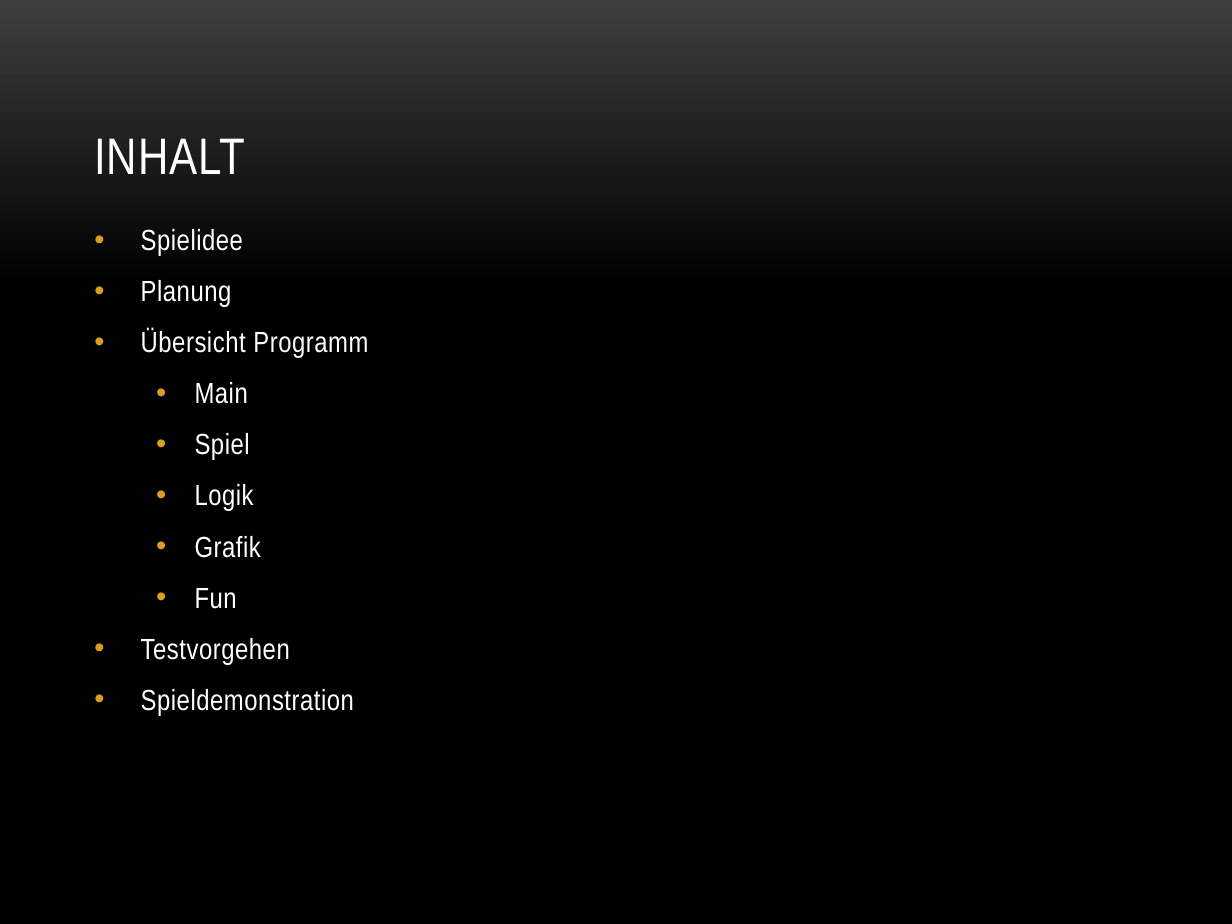
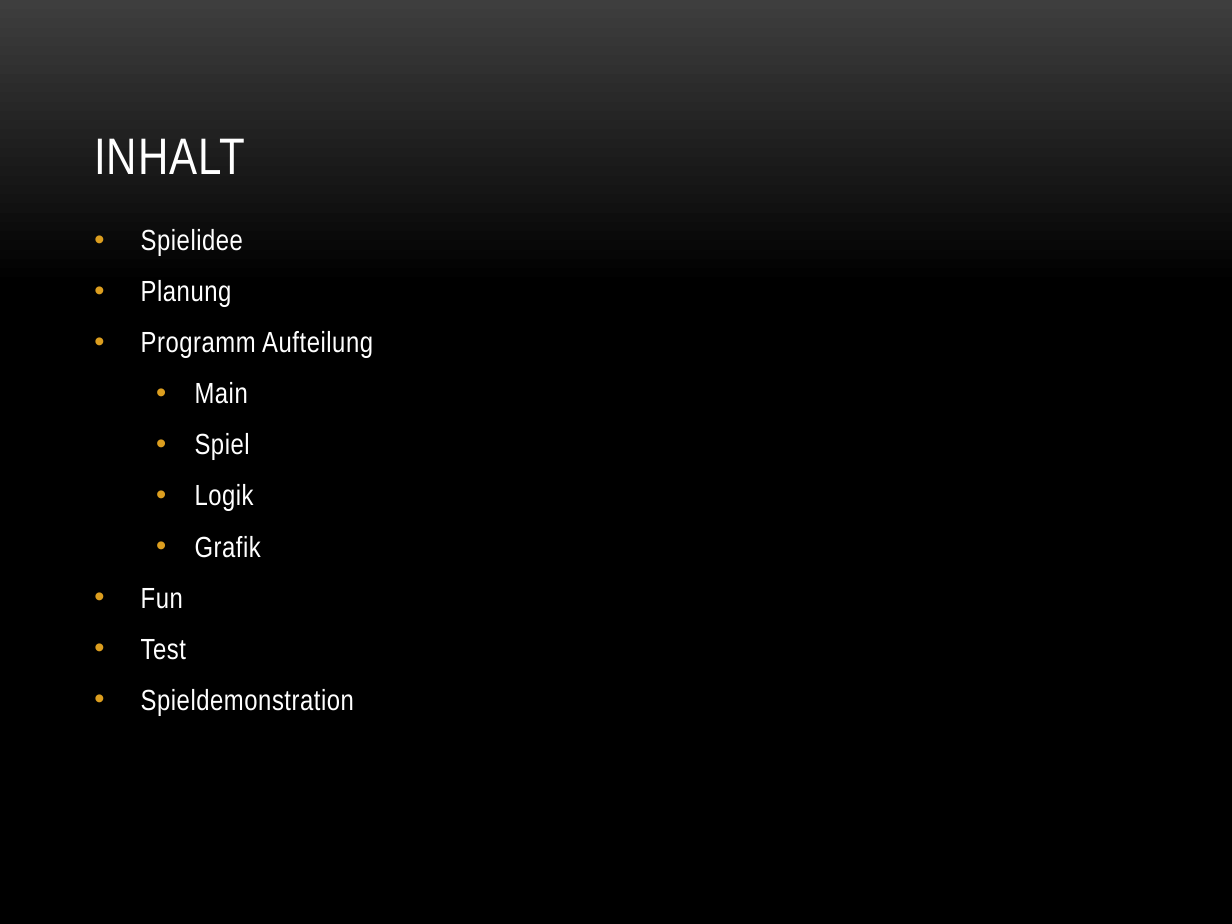
Before and after one commit to stocyr/LaserChess, a slide deck: slide 2 of docs/LaserChess.pptx. Drawn at 1232x924 pixels with LibreOffice and Linux fonts; fonts in the diff are those of the drawing; background and template pictures are left out. Boxes give left, top, right and bottom in pixels: in the first picture for what was removed or moved away, otherwise in the second. Text is boxed around its words. In the diff, an @@ line names an element or a change of style, - is before the commit and + after.

```diff
--- a/docs/LaserChess.pptx
+++ b/docs/LaserChess.pptx
@@ text at [141, 331, 373, 358]: text changed @@
-• Übersicht Programm
+• Programm Aufteilung
@@ text at [141, 588, 183, 609]: list level 2 to 1 in "Fun" @@
@@ text at [141, 639, 186, 660]: text changed @@
-• Testvorgehen
+• Test
```
Also in this commit, not shown: 2 other slides changed, 1 other file.
